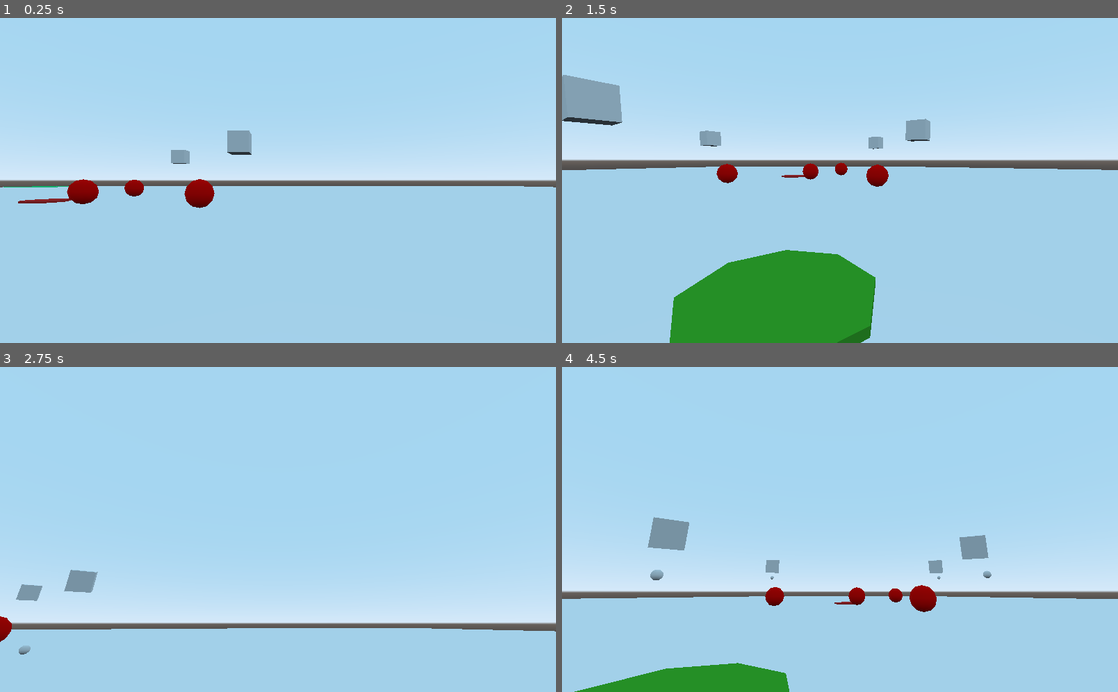
Above: before the commit, frames 1-4 (two rows, left to right).
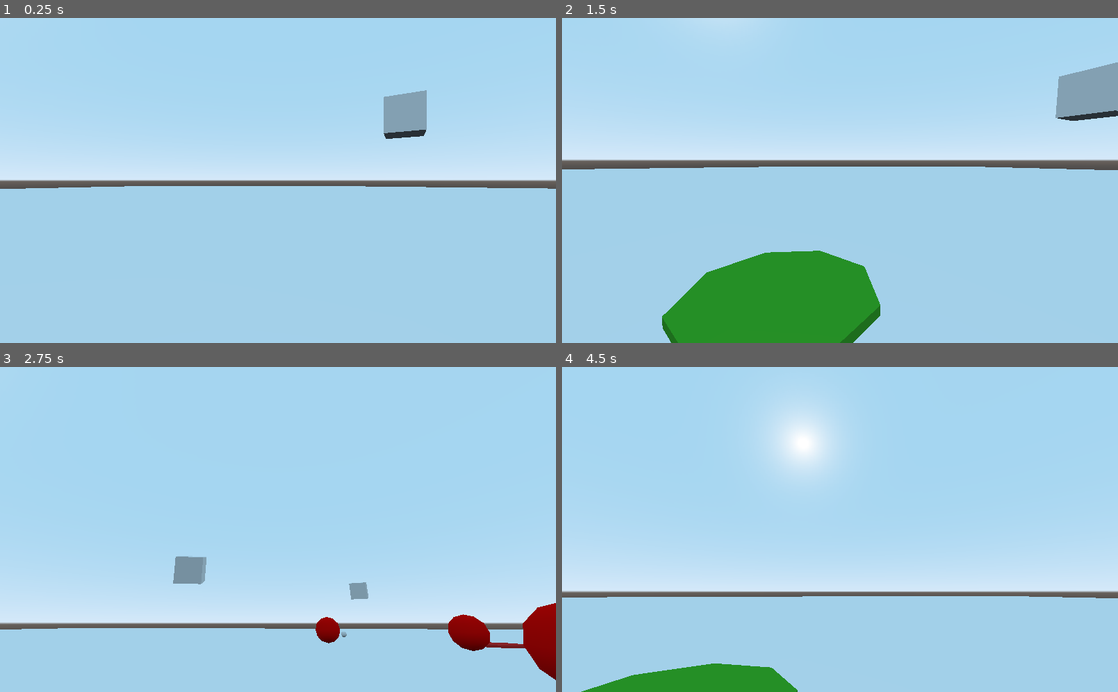
Above: after the commit, the same moments.

Repository: nuzcraft/intermediate_book
Game: Godot game, scene res://level_1.tscn
The game is run twice, just before and just after one commit, with the same random seed, the same clock (stepped at 60 frames per second) and the same inputs.
Inputs (mouse positions are in pixels of both pictures, inside the frame that each line leads up to):
- Up to frame 1 (0.25 s): no input
- Up to frame 2 (1.5 s): tap Enter at 0.5 s; move the mouse to (962, 164) at 0.52 s; hold Right (move_right) 0.53-1.28 s; tap Space (jump) at 0.77 s; move the mouse to (728, 196) at 1.27 s; hold Down (move_back) from 1.28 s (still down)
- Up to frame 3 (2.75 s): tap Space (jump) at 1.52 s; move the mouse to (333, 458) at 2.02 s; release Down (move_back) at 2.03 s; hold Right (move_right) from 2.03 s (still down)
- Up to frame 4 (4.5 s): move the mouse to (812, 594) at 2.77 s; release Right (move_right) at 2.78 s; hold Up (move_forward) 2.78-3.53 s; tap Space (jump) at 3.02, 3.77 s; move the mouse to (1006, 578) at 3.52 s; hold Left (move_left) from 3.53 s (still down); move the mouse to (673, 480) at 4.27 s

The runs differ from the first frame. In frame 1, 2.7% of the frame differs, in the area x 0-100%, y 22-59%; in frame 2, 5.0%, in the area x 0-100%, y 0-100%; in frame 3, 3.5%; in frame 4, 4.8%.

Commit message:
completed chapter 1

Diff:
--- a/Player.gd
+++ b/Player.gd
@@ -17,9 +17,11 @@
 
 
 onready var camera :Camera = get_node("Camera")#only when node is initialized
+onready var user_message:Label = get_node("message")
 
 func _ready():
-	Input.set_mouse_mode(Input.MOUSE_MODE_VISIBLE)
+	Input.set_mouse_mode(Input.MOUSE_MODE_CAPTURED)
+	user_message.set_text("")
 
 func _physics_process(delta):#called 60 times per sec
 	velocity.x = 0
@@ -56,6 +58,9 @@
 			score += 1
 			print ("score " + str(score))
 			collision.collider.queue_free()
+		elif (collision.collider.name == "end" && score == 4):
+			print("Congratulations!")
+			user_message.set_text("CONGRATULATIONS")
 
 
 func _process(delta):#not physics related
--- a/level_1.tscn
+++ b/level_1.tscn
@@ -1,7 +1,8 @@
-[gd_scene load_steps=11 format=2]
+[gd_scene load_steps=13 format=2]
 
 [ext_resource path="res://player.tscn" type="PackedScene" id=1]
 [ext_resource path="res://texture_05.png" type="Texture" id=2]
+[ext_resource path="res://BebasNeue-Regular.ttf" type="DynamicFontData" id=3]
 [ext_resource path="res://launcher.tscn" type="PackedScene" id=4]
 
 [sub_resource type="BoxShape" id=1]
@@ -9,6 +10,10 @@
 [sub_resource type="SpatialMaterial" id=2]
 albedo_texture = ExtResource( 2 )
 uv1_scale = Vector3( 10, 10, 10 )
+
+[sub_resource type="DynamicFont" id=8]
+size = 100
+font_data = ExtResource( 3 )
 
 [sub_resource type="SphereShape" id=3]
 
@@ -35,7 +40,15 @@
 material = SubResource( 2 )
 
 [node name="player" parent="." instance=ExtResource( 1 )]
-transform = Transform( 1, 0, 0, 0, 1, 0, 0, 0, 1, 0, 2.07205, 0 )
+transform = Transform( -0.477603, 0, 0.878576, 0, 1, 0, -0.878576, 0, -0.477603, 0, 2.07205, 0 )
+
+[node name="message" type="Label" parent="player"]
+margin_right = 500.0
+margin_bottom = 100.0
+custom_fonts/font = SubResource( 8 )
+text = "Congratulations :)"
+align = 1
+valign = 1
 
 [node name="launcher" parent="." instance=ExtResource( 4 )]
 
@@ -94,8 +107,6 @@
 [node name="CSGCylinder" type="CSGCylinder" parent="end/CollisionShape"]
 material = SubResource( 7 )
 
-[node name="CSGBox" type="CSGBox" parent="."]
-
 [node name="launcher2" parent="." instance=ExtResource( 4 )]
 transform = Transform( 1, 0, 0, 0, 1, 0, 0, 0, 1, 15, 7, 35.7302 )
 
